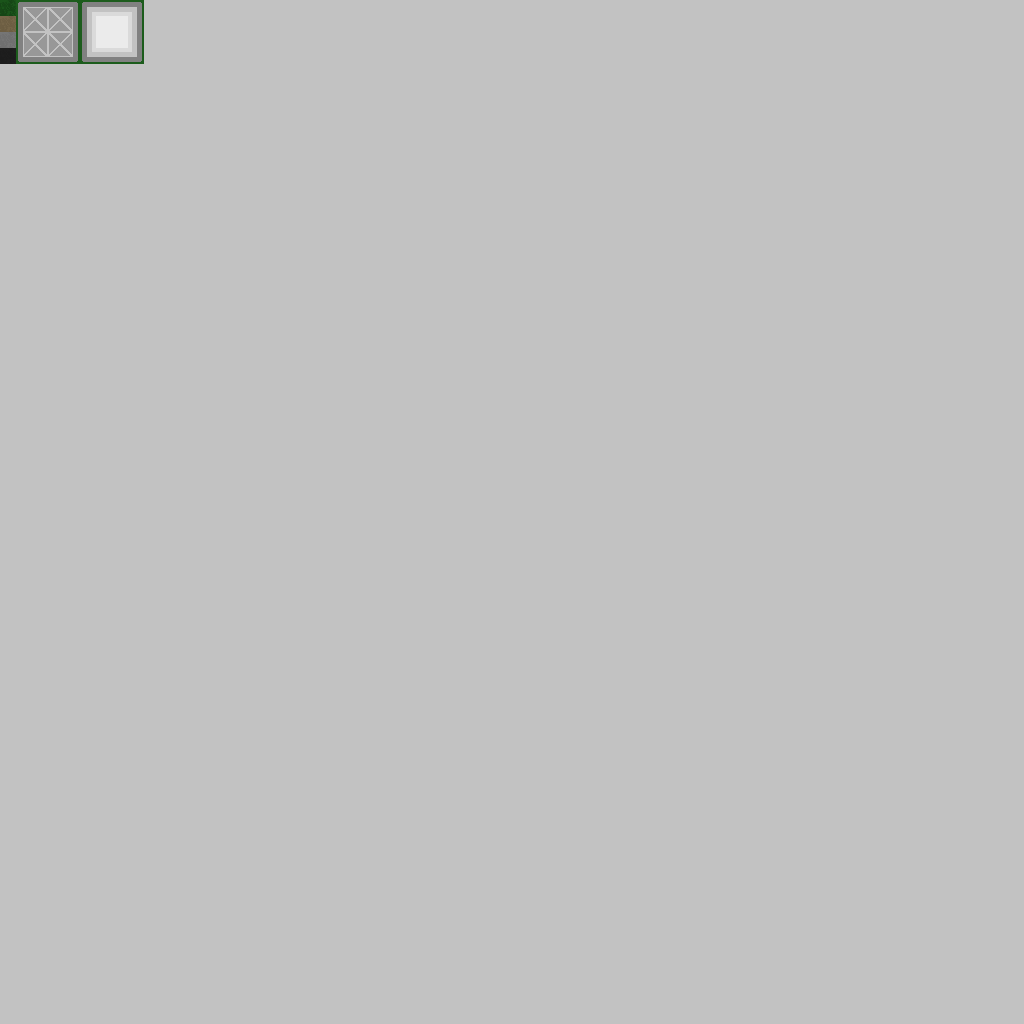
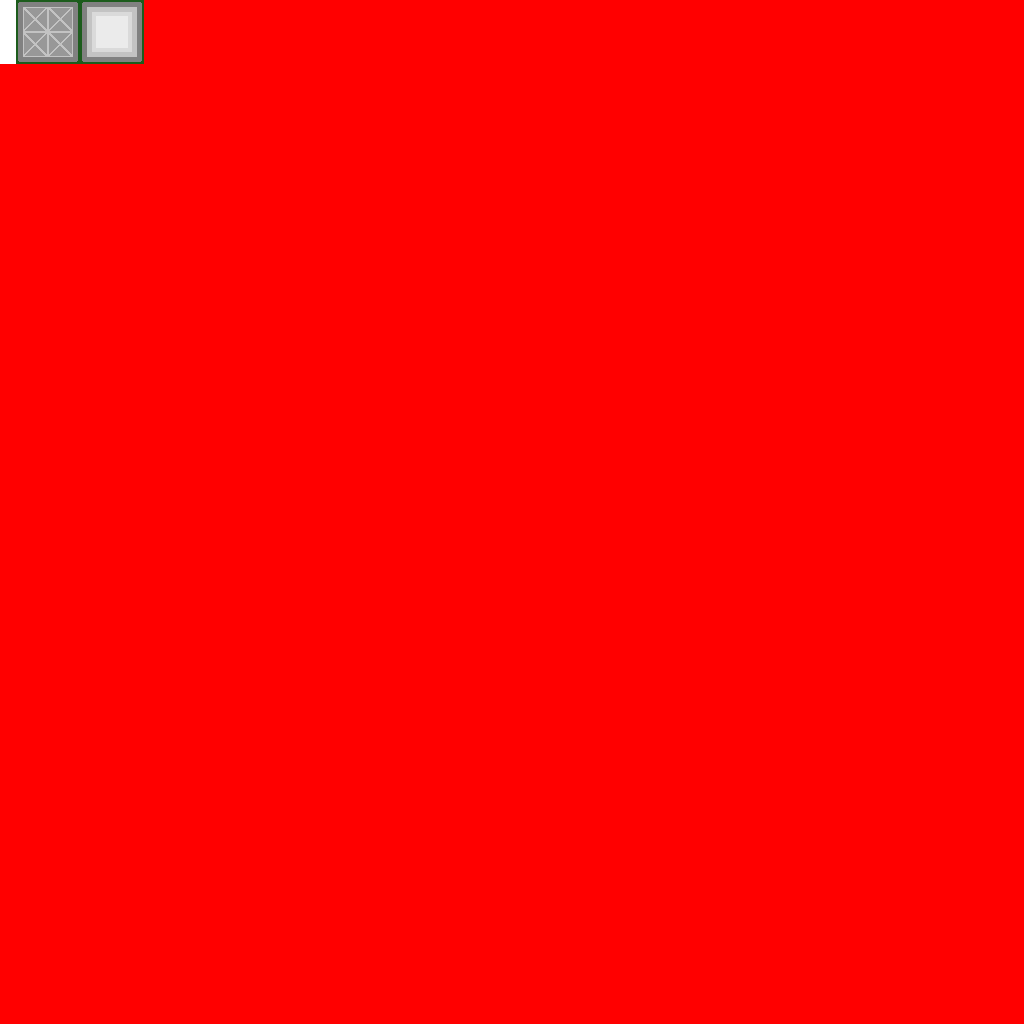
Before/after of a 1024×1024 layered artwork. What changed in the layer stack:
removed layer "road3" over (0, 48, 16, 64)
removed layer "road2" over (0, 32, 16, 48)
removed layer "empty-grass" over (0, 0, 16, 16)
removed layer "road" over (0, 16, 16, 32)
renamed "Background" to "builder_atlas.png", painted on it over (0, 0, 1024, 1024)
